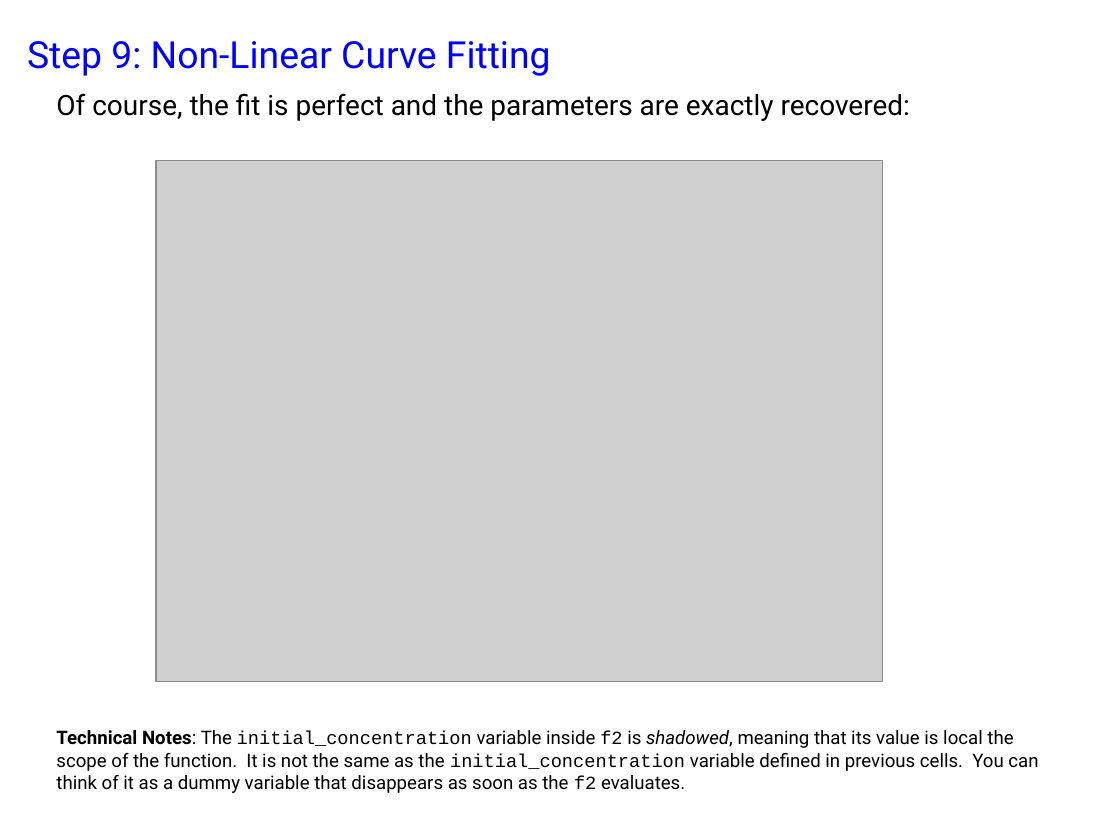
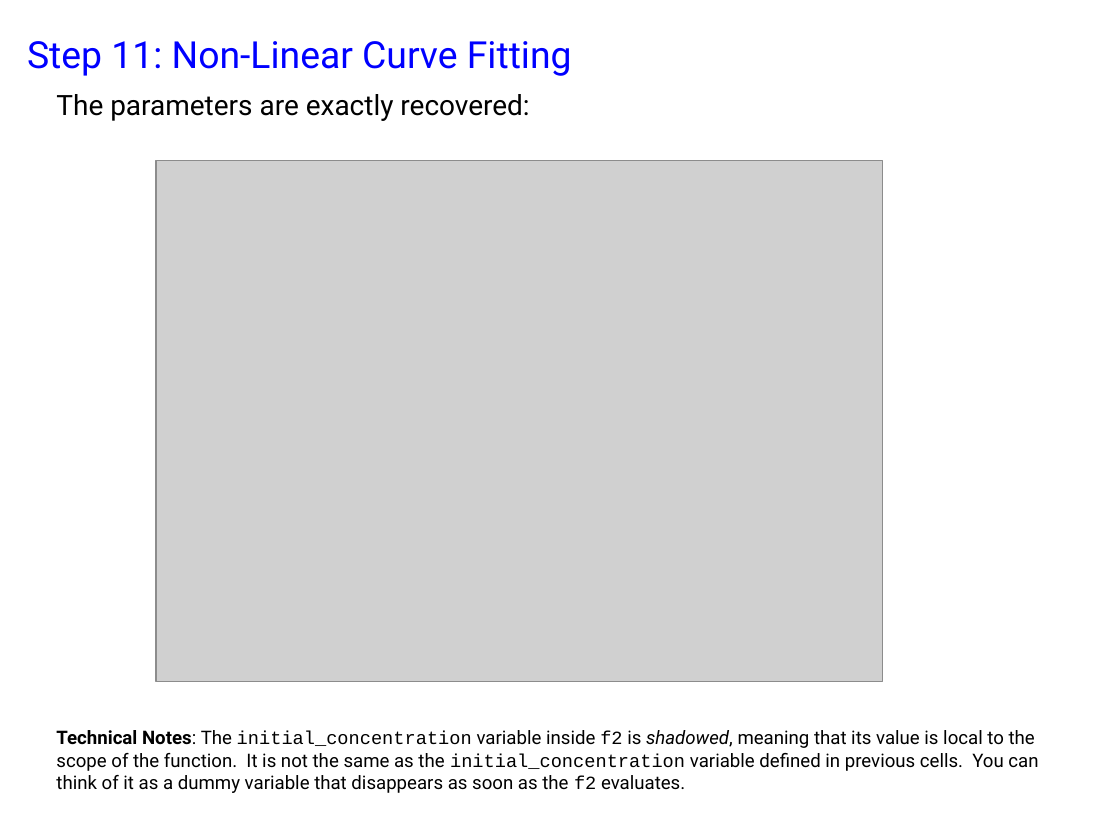
Before and after one commit to Lyle-zhang/practical_kinetics, a slide deck: slide 34 of exercise 1/Exercise 1.pptx (slide 30 before the commit). Drawn at 1120x840 pixels with LibreOffice and Linux fonts; fonts in the diff are those of the drawing; grey boxes stand for pictures. Boxes give left, top, right and bottom in pixels: in the first picture for what was removed or moved away, otherwise in the second. Text is boxed around its words. In the diff, an @@ line names an element or a change of style, - is before the commit and + after.

```diff
--- a/exercise 1/Exercise 1.pptx
+++ b/exercise 1/Exercise 1.pptx
@@ text at (x1=27, y1=41, x2=572, y2=76): text changed @@
-Step 9: Non-Linear Curve Fitting
+Step 11: Non-Linear Curve Fitting
@@ text at (x1=56, y1=94, x2=1038, y2=793): text changed @@
-Of course, the fit is perfect and the parameters are exactly recovered:
-Technical Notes: The initial_concentration variable inside f2 is shadowed, meaning that its value is local the scope of the function. It is not the same as the initial_concentration variable defined in previous cells. You can think of it as a dummy variable that disappears as soon as the f2 evaluates.
+The parameters are exactly recovered:
+Technical Notes: The initial_concentration variable inside f2 is shadowed, meaning that its value is local to the scope of the function. It is not the same as the initial_concentration variable defined in previous cells. You can think of it as a dummy variable that disappears as soon as the f2 evaluates.
```
Also in this commit, not shown: 43 other slides changed, 10 slides added, 2 slides removed, 7 other files.
